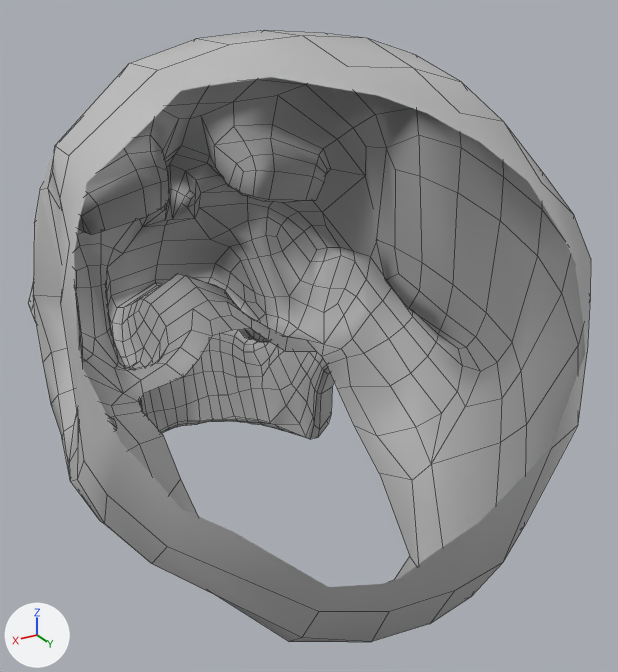
The FBX model Assets/Models/skull.fbx: old version first, new version second.
Rendered twice from a 50 mm camera at (0.0262, 0.0502, 0.0403) aimed at (-0.0024, 0.0025, 0.0164). Every picture has the same lights, and +X, +Y and +Z are marked at lower left. Mesh edges are drawn as thin lines. Everything nearer to the camera than a plane just in front of the edit is cut away. Where no turn or scale is listed for an object, it has been applied to the vertices.

In view in the first picture: 'skull'.
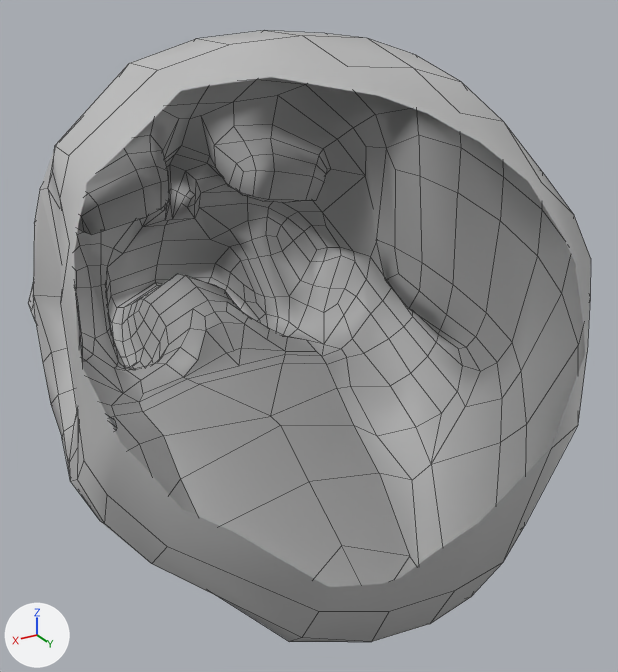
Pixel boxes (x1, y1, x2, y2) of what changed, in the pictures (618 x 672 px):
part 1 of me_mesh, built on: before (163, 301, 288, 377); after (140, 300, 410, 587)

Patch to the scene script:
```diff
--- a/Assets/Models/skull.fbx.py
+++ b/Assets/Models/skull.fbx.py
@@ me_mesh @@
 # used by ob_skull; location = (0.0, 0.0, 0.0)
-me_mesh.from_pydata(...)  # 1087 vertices, 1075 faces; spans x -0.016..0.016, y -0.0242..0.0243, z -0.0002..0.0368
+me_mesh.from_pydata(...)  # 1099 vertices, 1098 faces; spans x -0.016..0.016, y -0.0242..0.0243, z -0.0002..0.0368
+# me_mesh part 1
+# 10 vertices move from x -0.0031..0.003, y -0.0069..-0.0048, z 0.0129..0.0151 to x -0.0031..0.003, y -0.008..-0.0049, z 0.0129..0.0151
+# 12 vertices are added at x -0.0042..0.0042, y -0.0051..0.0107, z 0.0046..0.0129
+# 23 new faces join them
 me_mesh.materials.append(mat_lambert1)
```
